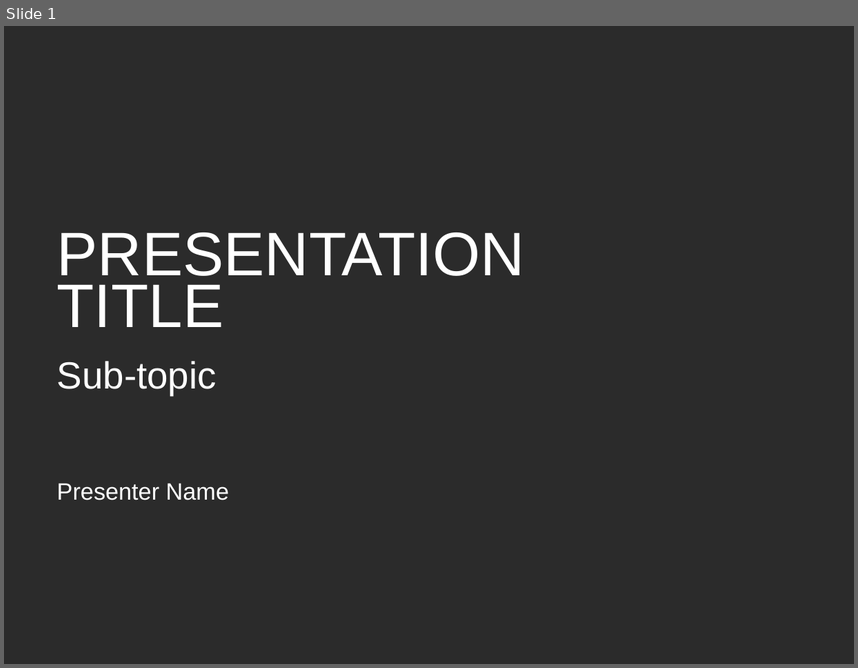
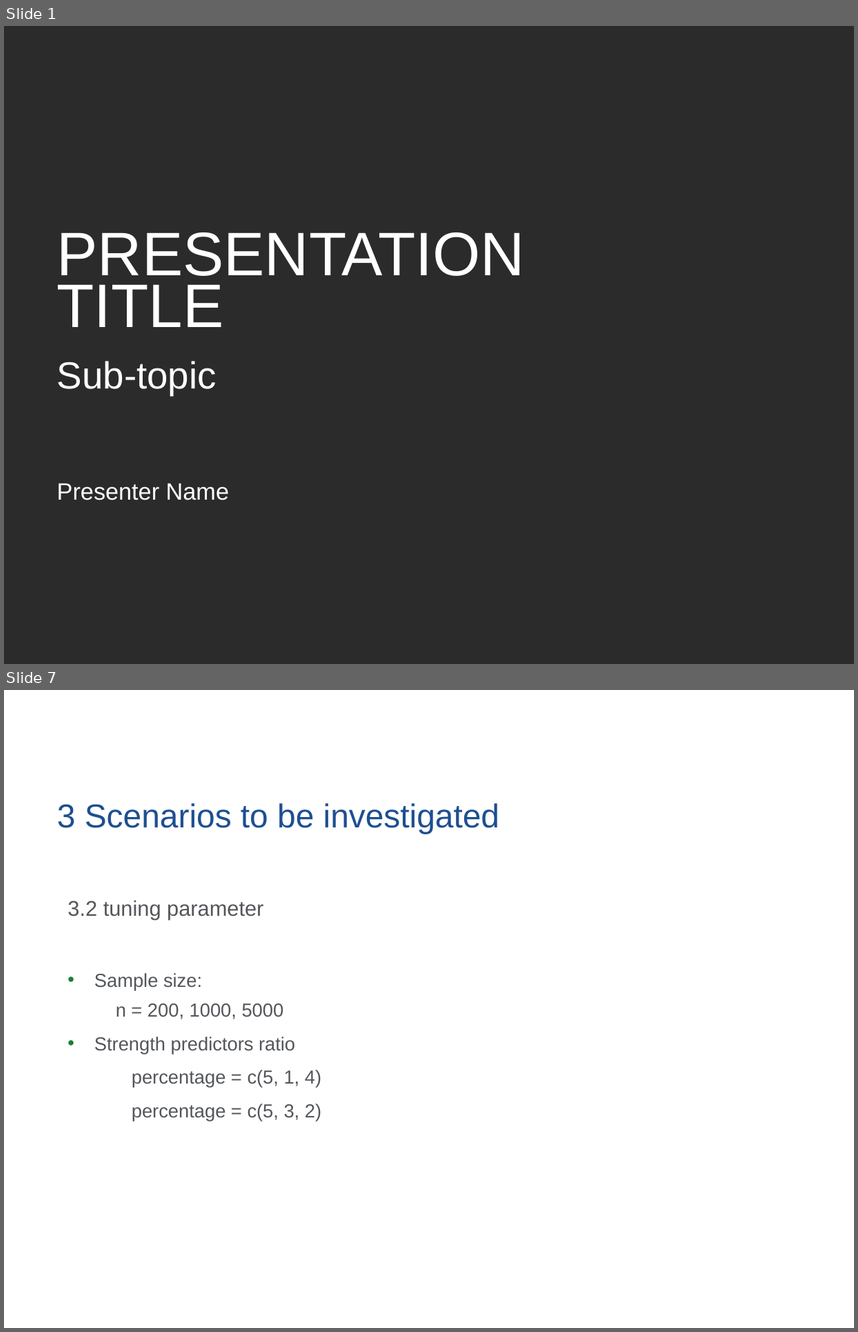
Before and after one commit to yuqimiao/p8160_project1_group7, a slide deck: slide_template/RS11023_Mailman_Standard_Template_12_2018.pptx. Shown one above the other, each under a label of ours: slide 1 before the commit, slides 1 and 7 after it; the slides between them are not shown. The pictures are 858x668 and 858x1332 pixels, drawn with LibreOffice and Linux fonts; fonts in the diff are those of the drawing; background and template pictures are left out; a plain dark background stands for a picture behind light text. Boxes give left, top, right and bottom in pixels: in the first picture for what was removed or moved away, otherwise in the second. Text is boxed around its words. In the diff, an @@ line names an element or a change of style, - is before the commit and + after.

```diff
--- a/slide_template/RS11023_Mailman_Standard_Template_12_2018.pptx
+++ b/slide_template/RS11023_Mailman_Standard_Template_12_2018.pptx
@@ slide 7 added at bbox=[4, 690, 854, 1328], background picture (left out) @@
@@ title added at bbox=[57, 803, 499, 834], 28 pt, text #1D4F91 @@
+3 Scenarios to be investigated
@@ text added at bbox=[67, 900, 321, 1121], 16 pt, text #53565A @@
+3.2 tuning parameter
+• Sample size:
+  n = 200, 1000, 5000
+• Strength predictors ratio
+percentage = c(5, 1, 4)
+percentage = c(5, 3, 2)
@@ page number added at bbox=[593, 1288, 791, 1323], 10 pt, text #FFFFFF @@
+7
```
Also in this commit, not shown: 6 other slides added, 1 slide removed, 2 other files.
